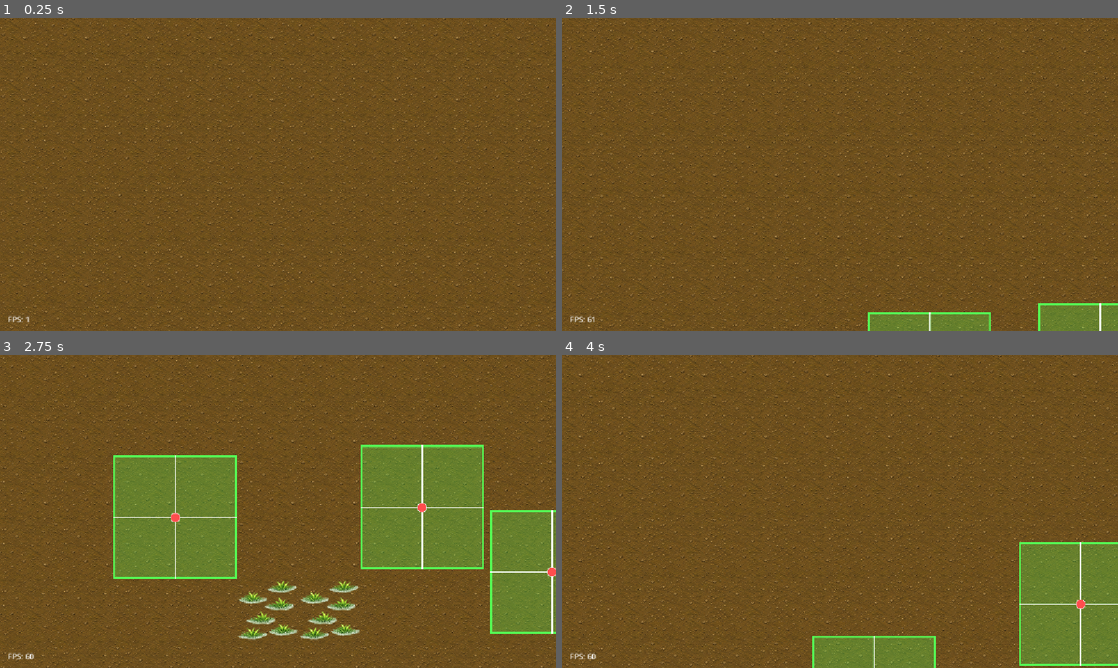
Above: before the commit, frames 1-4 (two rows, left to right).
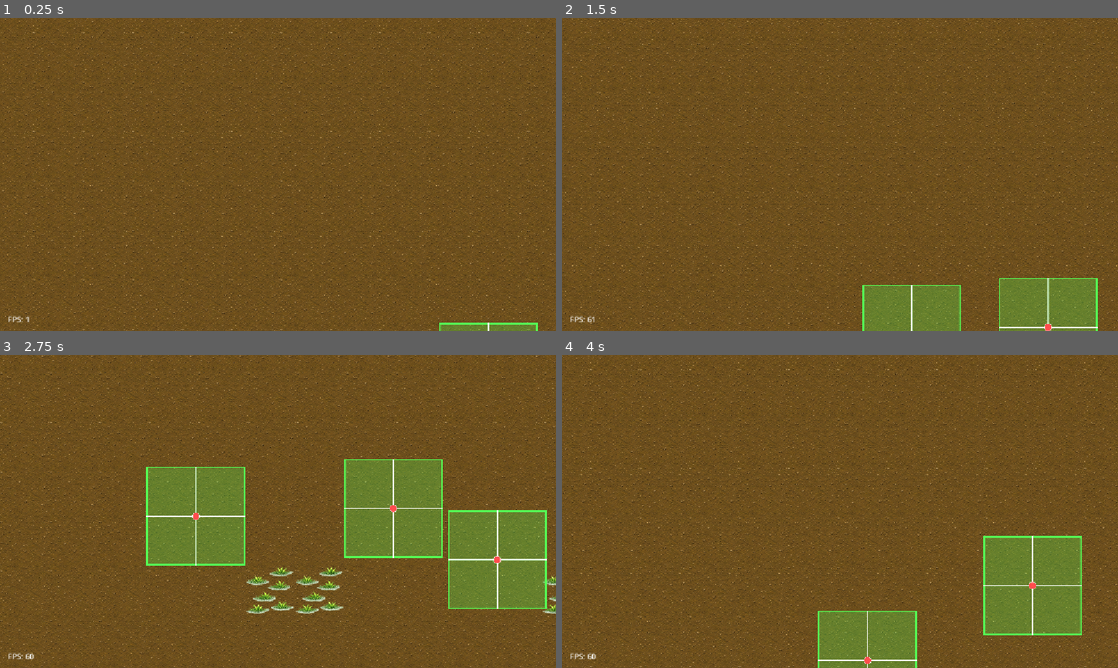
Above: after the commit, the same moments.

Repository: barldeko-lgtm/Dyna-Brazzers
Game: Godot game, scene res://scenes/main/main.tscn
The game is run twice, just before and just after one commit, with the same random seed, the same clock (stepped at 60 frames per second) and the same inputs.
Inputs (mouse positions are in pixels of both pictures, inside the frame that each line leads up to):
- Up to frame 1 (0.25 s): no input
- Up to frame 2 (1.5 s): move the mouse to (962, 158) at 0.52 s; hold D 0.53-1.28 s; click (962, 158) at 0.67 s; move the mouse to (728, 190) at 1.27 s; hold S from 1.28 s (still down)
- Up to frame 3 (2.75 s): move the mouse to (344, 580) at 2.02 s; release S at 2.03 s; hold D from 2.03 s (still down); click (344, 580) at 2.17 s
- Up to frame 4 (4 s): move the mouse to (984, 505) at 2.77 s; release D at 2.78 s; hold W 2.78-3.53 s; click (984, 505) at 2.92 s; move the mouse to (1006, 558) at 3.52 s; hold A from 3.53 s (still down)

The runs differ from the first frame. In frame 1, 8.6% of the frame differs, in the area x 0-100%, y 0-100%; in frame 2, 12%; in frame 3, 21%; in frame 4, 16%.

Commit message:
backup: save current stable test state

Diff:
--- a/scenes/main/main.tscn
+++ b/scenes/main/main.tscn
@@ -2,10 +2,17 @@
 
 [ext_resource type="PackedScene" uid="uid://bnyfht2bjoo3q" path="res://scenes/world/world.tscn" id="1_hyk8p"]
 [ext_resource type="Script" uid="uid://b7vbapxldrm6c" path="res://scripts/camera/camera_controller.gd" id="1_iuonh"]
-[ext_resource type="Script" path="res://scripts/ui/creature_stats_ui.gd" id="3_creature_stats_ui"]
+[ext_resource type="Script" uid="uid://dbmpjk3xc5rw8" path="res://scripts/ui/creature_stats_ui.gd" id="3_creature_stats_ui"]
 
 [sub_resource type="StyleBoxFlat" id="StyleBoxFlat_hunger_bar_bg"]
 bg_color = Color(0.14, 0.14, 0.14, 1)
+corner_radius_top_left = 4
+corner_radius_top_right = 4
+corner_radius_bottom_right = 4
+corner_radius_bottom_left = 4
+
+[sub_resource type="StyleBoxFlat" id="StyleBoxFlat_health_bar_fill"]
+bg_color = Color(0.85, 0.2, 0.2, 1)
 corner_radius_top_left = 4
 corner_radius_top_right = 4
 corner_radius_bottom_right = 4
@@ -18,66 +25,70 @@
 corner_radius_bottom_right = 4
 corner_radius_bottom_left = 4
 
-[sub_resource type="StyleBoxFlat" id="StyleBoxFlat_health_bar_fill"]
-bg_color = Color(0.85, 0.2, 0.2, 1)
-corner_radius_top_left = 4
-corner_radius_top_right = 4
-corner_radius_bottom_right = 4
-corner_radius_bottom_left = 4
-
 [node name="Main" type="Node2D" unique_id=1663448340]
 
 [node name="Camera2D" type="Camera2D" parent="." unique_id=1935161786]
+zoom = Vector2(0.8, 0.8)
 script = ExtResource("1_iuonh")
+min_zoom = 0.3
+max_zoom = 5.0
 
 [node name="UI" type="CanvasLayer" parent="." unique_id=2023045864]
 script = ExtResource("3_creature_stats_ui")
 
-[node name="CreatureStatsPanel" type="PanelContainer" parent="UI"]
+[node name="CreatureStatsPanel" type="PanelContainer" parent="UI" unique_id=683171868]
 visible = false
 offset_left = 16.0
 offset_top = 16.0
 offset_right = 220.0
 offset_bottom = 150.0
 
-[node name="MarginContainer" type="MarginContainer" parent="UI/CreatureStatsPanel"]
+[node name="MarginContainer" type="MarginContainer" parent="UI/CreatureStatsPanel" unique_id=1964774994]
+layout_mode = 2
 theme_override_constants/margin_left = 12
 theme_override_constants/margin_top = 10
 theme_override_constants/margin_right = 12
 theme_override_constants/margin_bottom = 10
 
-[node name="VBoxContainer" type="VBoxContainer" parent="UI/CreatureStatsPanel/MarginContainer"]
+[node name="VBoxContainer" type="VBoxContainer" parent="UI/CreatureStatsPanel/MarginContainer" unique_id=1652789500]
+layout_mode = 2
 
-[node name="TitleLabel" type="Label" parent="UI/CreatureStatsPanel/MarginContainer/VBoxContainer"]
+[node name="TitleLabel" type="Label" parent="UI/CreatureStatsPanel/MarginContainer/VBoxContainer" unique_id=386548216]
+layout_mode = 2
 text = "Существо"
 
-[node name="HealthLabel" type="Label" parent="UI/CreatureStatsPanel/MarginContainer/VBoxContainer"]
+[node name="HealthLabel" type="Label" parent="UI/CreatureStatsPanel/MarginContainer/VBoxContainer" unique_id=577492015]
+layout_mode = 2
 text = "Здоровье"
 
-[node name="HealthBar" type="ProgressBar" parent="UI/CreatureStatsPanel/MarginContainer/VBoxContainer"]
+[node name="HealthBar" type="ProgressBar" parent="UI/CreatureStatsPanel/MarginContainer/VBoxContainer" unique_id=1201007713]
 custom_minimum_size = Vector2(0, 18)
+layout_mode = 2
+theme_override_styles/background = SubResource("StyleBoxFlat_hunger_bar_bg")
+theme_override_styles/fill = SubResource("StyleBoxFlat_health_bar_fill")
 value = 100.0
 show_percentage = false
-theme_override_styles/background = SubResource("StyleBoxFlat_hunger_bar_bg")
-theme_override_styles/fill = SubResource("StyleBoxFlat_health_bar_fill")
 
-[node name="HungerLabel" type="Label" parent="UI/CreatureStatsPanel/MarginContainer/VBoxContainer"]
+[node name="HungerLabel" type="Label" parent="UI/CreatureStatsPanel/MarginContainer/VBoxContainer" unique_id=1865689474]
+layout_mode = 2
 text = "Сытость"
 
-[node name="HungerBar" type="ProgressBar" parent="UI/CreatureStatsPanel/MarginContainer/VBoxContainer"]
+[node name="HungerBar" type="ProgressBar" parent="UI/CreatureStatsPanel/MarginContainer/VBoxContainer" unique_id=1279874166]
 custom_minimum_size = Vector2(0, 18)
+layout_mode = 2
+theme_override_styles/background = SubResource("StyleBoxFlat_hunger_bar_bg")
+theme_override_styles/fill = SubResource("StyleBoxFlat_hunger_bar_fill")
 value = 100.0
 show_percentage = false
-theme_override_styles/background = SubResource("StyleBoxFlat_hunger_bar_bg")
-theme_override_styles/fill = SubResource("StyleBoxFlat_hunger_bar_fill")
 
-[node name="FpsLabel" type="Label" parent="UI"]
+[node name="FpsLabel" type="Label" parent="UI" unique_id=458780955]
+anchors_preset = 2
+anchor_top = 1.0
+anchor_bottom = 1.0
 offset_left = 16.0
 offset_top = -36.0
 offset_right = 140.0
 offset_bottom = -13.0
-anchor_top = 1.0
-anchor_bottom = 1.0
 text = "FPS: 0"
 
 [node name="Simulation" type="Node" parent="." unique_id=898770180]
--- a/scripts/camera/camera_controller.gd
+++ b/scripts/camera/camera_controller.gd
@@ -7,10 +7,10 @@
 @export var zoom_step := 0.1
 
 # Минимально допустимое приближение камеры.
-@export var min_zoom := 0.5
+@export var min_zoom := 0.7
 
 # Максимально допустимое отдаление камеры.
-@export var max_zoom := 5.0
+@export var max_zoom := 7.0
 
 
 # Обрабатывает движение камеры по WASD каждый кадр.
